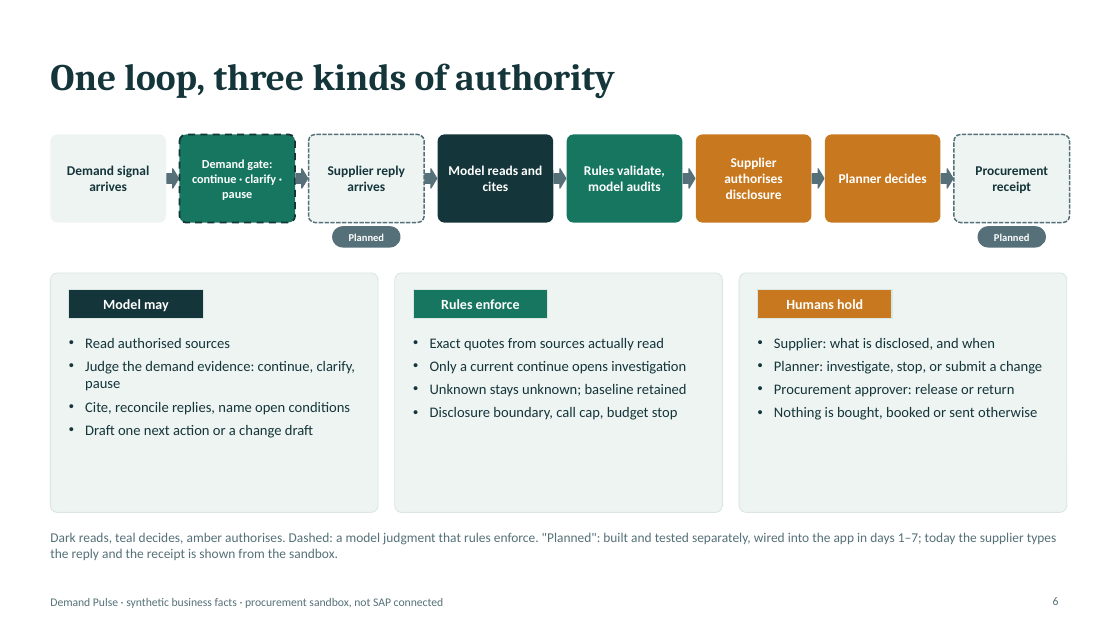
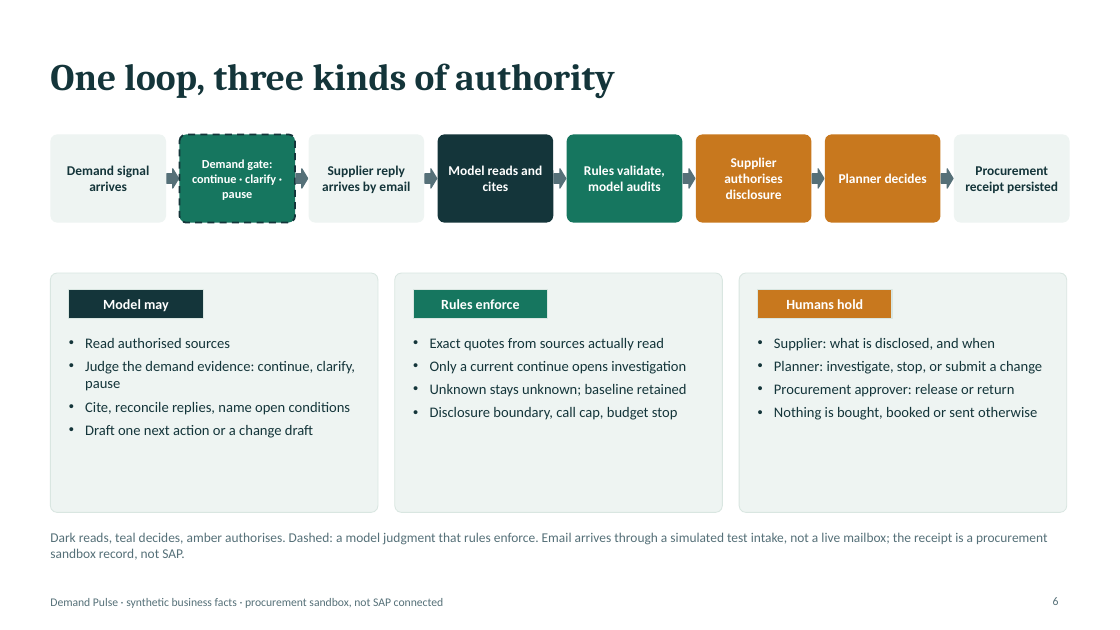
Before and after one commit to logisticPM/sap, a slide deck: slide 6 of presentations/SAP_Demand_Pulse_Business_Case_Deck.pptx. Drawn at 1120x630 pixels with LibreOffice and Linux fonts; fonts in the diff are those of the drawing. Boxes give left, top, right and bottom in pixels: in the first picture for what was removed or moved away, otherwise in the second. Text is boxed around its words. In the diff, an @@ line names an element or a change of style, - is before the commit and + after.

```diff
--- a/presentations/SAP_Demand_Pulse_Business_Case_Deck.pptx
+++ b/presentations/SAP_Demand_Pulse_Business_Case_Deck.pptx
@@ rounded rectangle at [308,134,424,223]: outline #557078 1.25 pt dashed to none @@
@@ rounded rectangle at [954,134,1070,223]: outline #557078 1.25 pt dashed to none @@
@@ text at [322,165,410,193]: text changed @@
-Supplier reply arrives
+Supplier reply arrives by email
@@ text at [965,166,1058,193]: text changed @@
-Procurement receipt
+Procurement receipt persisted
@@ rounded rectangle removed at [333,227,400,247] @@
@@ text removed at [349,233,385,241] @@
-Planned
@@ rounded rectangle removed at [978,227,1045,247] @@
@@ text removed at [994,233,1030,241] @@
-Planned
@@ text at [50,532,1047,560]: text changed @@
-Dark reads, teal decides, amber authorises. Dashed: a model judgment that rules enforce. "Planned": built and tested separately, wired into the app in days 1–7; today the supplier types the reply and the receipt is shown from the sandbox.
+Dark reads, teal decides, amber authorises. Dashed: a model judgment that rules enforce. Email arrives through a simulated test intake, not a live mailbox; the receipt is a procurement sandbox record, not SAP.
```
Also in this commit, not shown: 3 other slides changed, 1 slide added, 1 slide removed, 3 other files.
